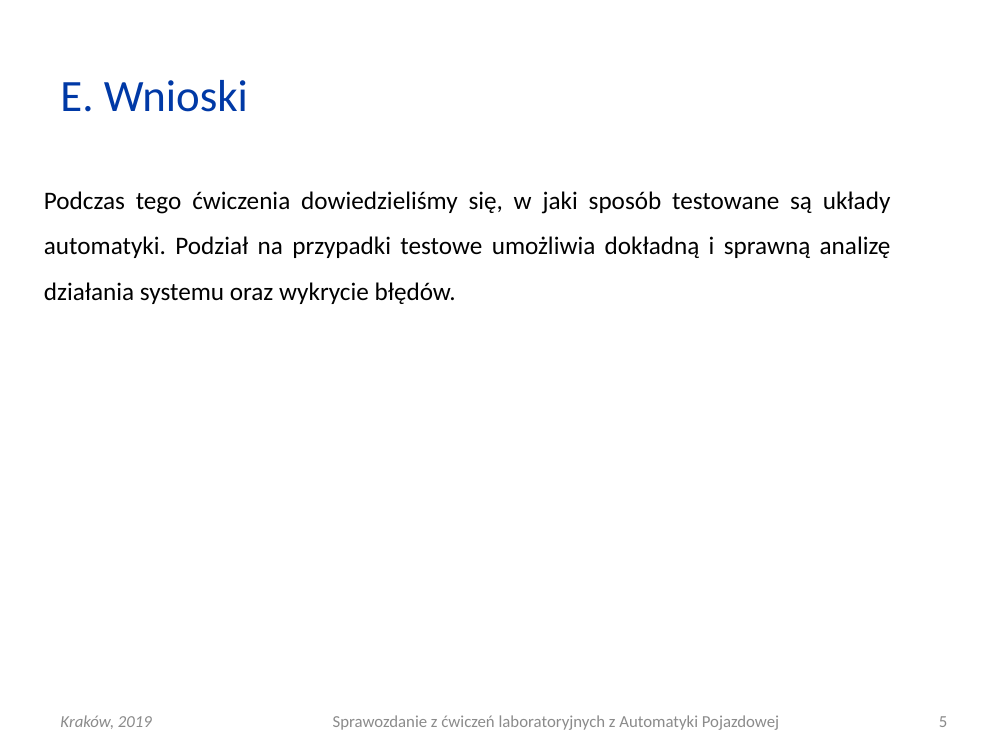
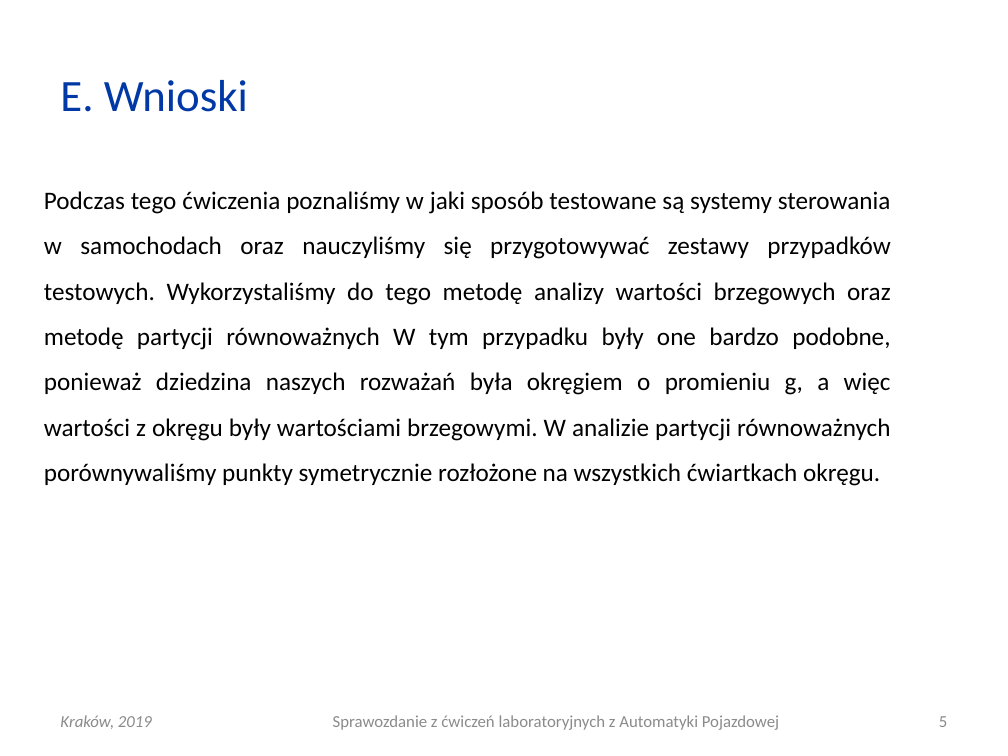
Before and after one commit to Katarzyna-W/AP, a slide deck: slide 5 of Lab7_excel/AP_L07_20190410_0800_G01.pptx. Drawn at 1008x756 pixels with LibreOffice and Linux fonts; fonts in the diff are those of the drawing. Boxes give left, top, right and bottom in pixels: in the first picture for what was removed or moved away, otherwise in the second. Text is boxed around its words. In the diff, an @@ line names an element or a change of style, - is before the commit and + after.

Commit message:
Wnioski

```diff
--- a/Lab7_excel/AP_L07_20190410_0800_G01.pptx
+++ b/Lab7_excel/AP_L07_20190410_0800_G01.pptx
@@ text at box(44, 191, 891, 486): text changed @@
-Podczas tego ćwiczenia dowiedzieliśmy się, w jaki sposób testowane są układy automatyki. Podział na przypadki testowe umożliwia dokładną i sprawną analizę działania systemu oraz wykrycie błędów.
+Podczas tego ćwiczenia poznaliśmy w jaki sposób testowane są systemy sterowania w samochodach oraz nauczyliśmy się przygotowywać zestawy przypadków testowych. Wykorzystaliśmy do tego metodę analizy wartości brzegowych oraz metodę partycji równoważnych W tym przypadku były one bardzo podobne, ponieważ dziedzina naszych rozważań była okręgiem o promieniu g, a więc wartości z okręgu były wartościami brzegowymi. W analizie partycji równoważnych porównywaliśmy punkty symetrycznie rozłożone na wszystkich ćwiartkach okręgu.
```
